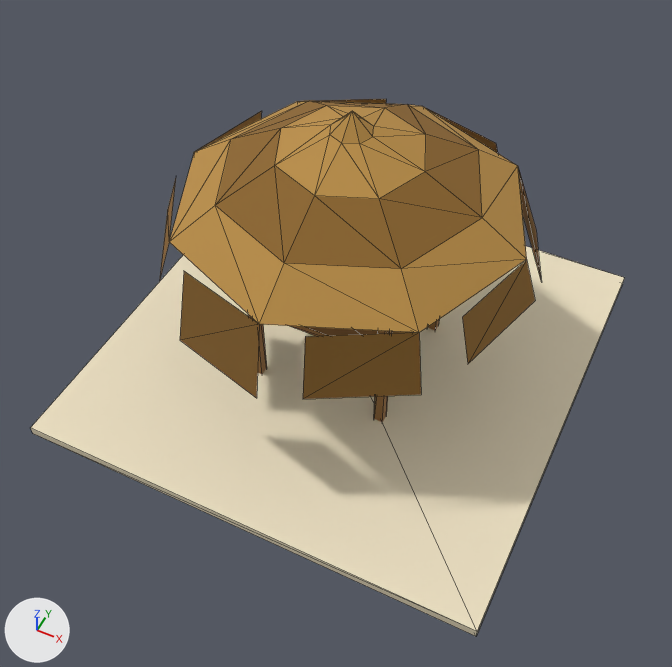
The glTF model game/models/hero/palapa_m21_m16.glb: old version first, new version second.
Before and after are seen from a 50 mm lens placed at (2.85, -6.0, 7.76), pointed at (0.21, -0.72, 1.16). Arrows for +X, +Y and +Z are at lower left; the lights stay in place. The older version comes first. Mesh edges are drawn as thin lines. Objects named as collision shapes, trigger or cutter boxes, shadow casters or lower levels of detail are left out. Vertices at exactly the same position are counted once.

Names of what the first picture shows: 'palapa_m21_m16_lod0'.
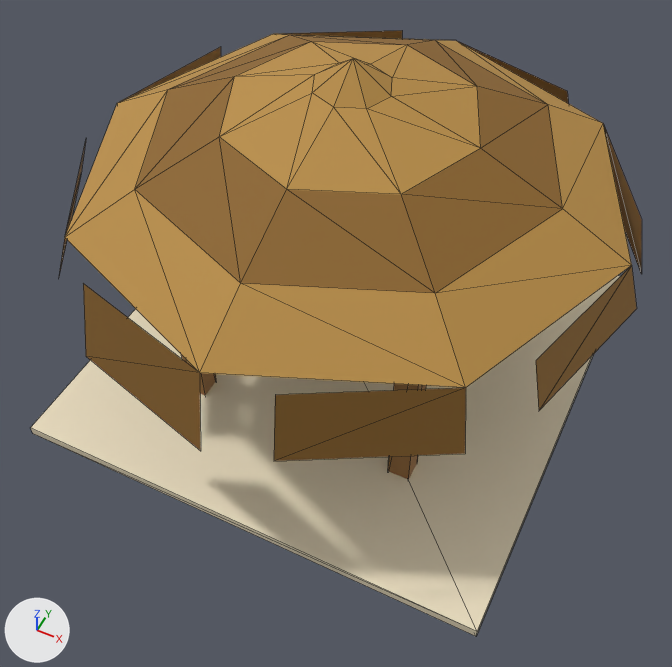
Patch to the scene script:
```diff
--- a/game/models/hero/palapa_m21_m16.glb.py
+++ b/game/models/hero/palapa_m21_m16.glb.py
@@ mat_body @@
+mat_body = bpy.data.materials.new('body')
+mat_body.use_nodes = True; mat_body.node_tree.nodes.clear()
+_N = mat_body.node_tree.nodes; _L = mat_body.node_tree.links
+n0 = _N.new('ShaderNodeBsdfPrincipled'); n0.name = 'Principled BSDF'
+n0.inputs[2].default_value = 0.82  # 'Roughness'
+n1 = _N.new('ShaderNodeOutputMaterial'); n1.name = 'Material Output'
+n2 = _N.new('ShaderNodeVertexColor'); n2.name = 'Color Attribute'
+_L.new(n0.outputs[0], n1.inputs[0])  # 'BSDF' to 'Surface'
+_L.new(n2.outputs[0], n0.inputs[0])  # 'Color' to 'Base Color'
@@ me_palapa_m21_m16_lod0 @@
 # used by ob_palapa_m21_m16_lod0; location = (0.0, 0.0, 0.0)
-me_palapa_m21_m16_lod0.from_pydata(...)  # 105 vertices, 144 faces; spans x -2.4..2.4, y -2.4..2.4, z 0.0..3.15
+me_palapa_m21_m16_lod0.from_pydata(...)  # 105 vertices, 144 faces; spans x -2.7..2.7, y -2.7..2.7, z 0.0..3.65
+# me_palapa_m21_m16_lod0 part 1: the loose piece of 8 vertices spanning x 0.65..0.75, y 0.65..0.75, z 0.0..2.3 is scaled about its middle by (2.2, 2.2, 1.17), then moved by (0.45, 0.45, 0.2)
+# me_palapa_m21_m16_lod0 part 2: the loose piece of 8 vertices spanning x 0.65..0.75, y -0.75..-0.65, z 0.0..2.3 is scaled about its middle by (2.2, 2.2, 1.17), then moved by (0.45, -0.45, 0.2)
+# me_palapa_m21_m16_lod0 part 3: the loose piece of 8 vertices spanning x -0.75..-0.65, y -0.75..-0.65, z 0.0..2.3 is scaled about its middle by (2.2, 2.2, 1.17), then moved by (-0.45, -0.45, 0.2)
+# me_palapa_m21_m16_lod0 part 4: 57 of 105 vertices moved; they spanned x -1.85..1.85, y -1.85..1.85, z 1.34..3.15 and now span x -2.7..2.7, y -2.7..2.7, z 1.64..3.65; mean shift (0.0, 0.0, 0.35); largest move (0.43, -1.8, 1.52) -> (0.63, -2.63, 1.82)
+# me_palapa_m21_m16_lod0 part 5: all 60 faces that had it switch from mat_wood (brown #956b3b) to mat_body
+# me_palapa_m21_m16_lod0 part 6: all 40 faces that had it switch from mat_thatch (orange #b98d46) to mat_body
+# me_palapa_m21_m16_lod0 part 7: all 32 faces that had it switch from mat_thatchd (brown #8d662a) to mat_body
+# me_palapa_m21_m16_lod0 part 8: all 12 faces that had it switch from mat_sand (beige #eee1c3) to mat_body
+# me_palapa_m21_m16_lod0 part 9: vertex colours changed
+# other edits to the shape of me_palapa_m21_m16_lod0 do not show in these pictures
```

Where the change shows, as pixel boxes (x1, y1, x2, y2) in the pictures (672 x 667 px; the box of a moved part takes in the faces that stretch with it):
'palapa_m21_m16_lod0', reshaped, recoloured (beige to brown, 13% taller): before (31, 99, 624, 636); after (31, 31, 642, 636)
part 1 of me_palapa_m21_m16_lod0, moved or reshaped (not visible afterwards): before (427, 319, 440, 331)
part 2 of me_palapa_m21_m16_lod0, moved or reshaped: before (374, 330, 392, 422); after (388, 384, 426, 480)
part 3 of me_palapa_m21_m16_lod0, moved or reshaped: before (248, 314, 267, 374); after (181, 355, 216, 395)
part 4 of me_palapa_m21_m16_lod0, moved or reshaped: before (160, 99, 541, 399); after (59, 31, 642, 461)
part 5 of me_palapa_m21_m16_lod0, recoloured: before (248, 314, 440, 422); after (181, 355, 426, 480)
part 6 of me_palapa_m21_m16_lod0, recoloured: before (169, 100, 527, 333); after (65, 34, 632, 388)
part 7 of me_palapa_m21_m16_lod0, recoloured: before (160, 99, 541, 399); after (60, 31, 642, 461)
part 8 of me_palapa_m21_m16_lod0, recoloured (beige to brown): before (88, 246, 624, 601); after (88, 276, 620, 601)
